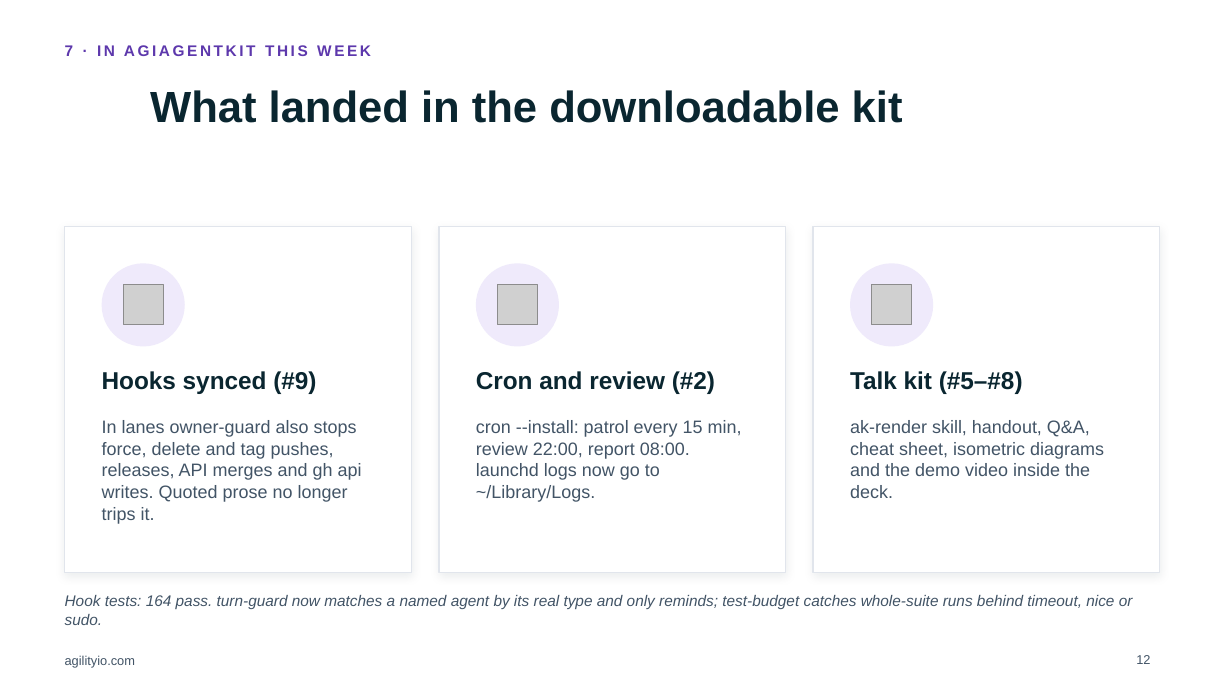
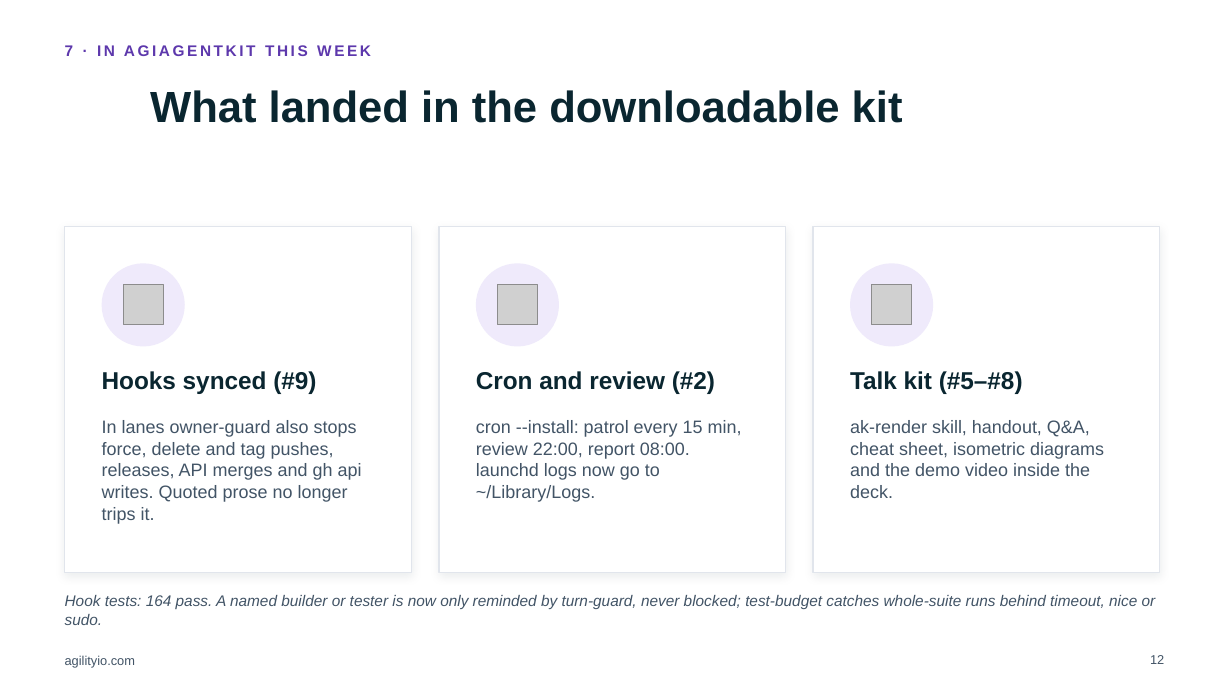
Before and after one commit to trungungtoan-agilityio/AgiAgentKit, a slide deck: slide 12 of docs/talk/v2/Session-Superadvisor-V2-AgilityIO.pptx. Drawn at 1232x693 pixels with LibreOffice and Linux fonts; fonts in the diff are those of the drawing; grey boxes stand for pictures; background and template pictures are left out. Boxes give left, top, right and bottom in pixels: in the first picture for what was removed or moved away, otherwise in the second. Text is boxed around its words. In the diff, an @@ line names an element or a change of style, - is before the commit and + after.

```diff
--- a/docs/talk/v2/Session-Superadvisor-V2-AgilityIO.pptx
+++ b/docs/talk/v2/Session-Superadvisor-V2-AgilityIO.pptx
@@ text at bbox=[65, 595, 1156, 625]: text changed @@
-Hook tests: 164 pass. turn-guard now matches a named agent by its real type and only reminds; test-budget catches whole-suite runs behind timeout, nice or sudo.
+Hook tests: 164 pass. A named builder or tester is now only reminded by turn-guard, never blocked; test-budget catches whole-suite runs behind timeout, nice or sudo.
@@ page number at bbox=[1150, 655, 1164, 664]: alignment left to right @@
```
Also in this commit, not shown: 2 other slides changed, 10 other files.
